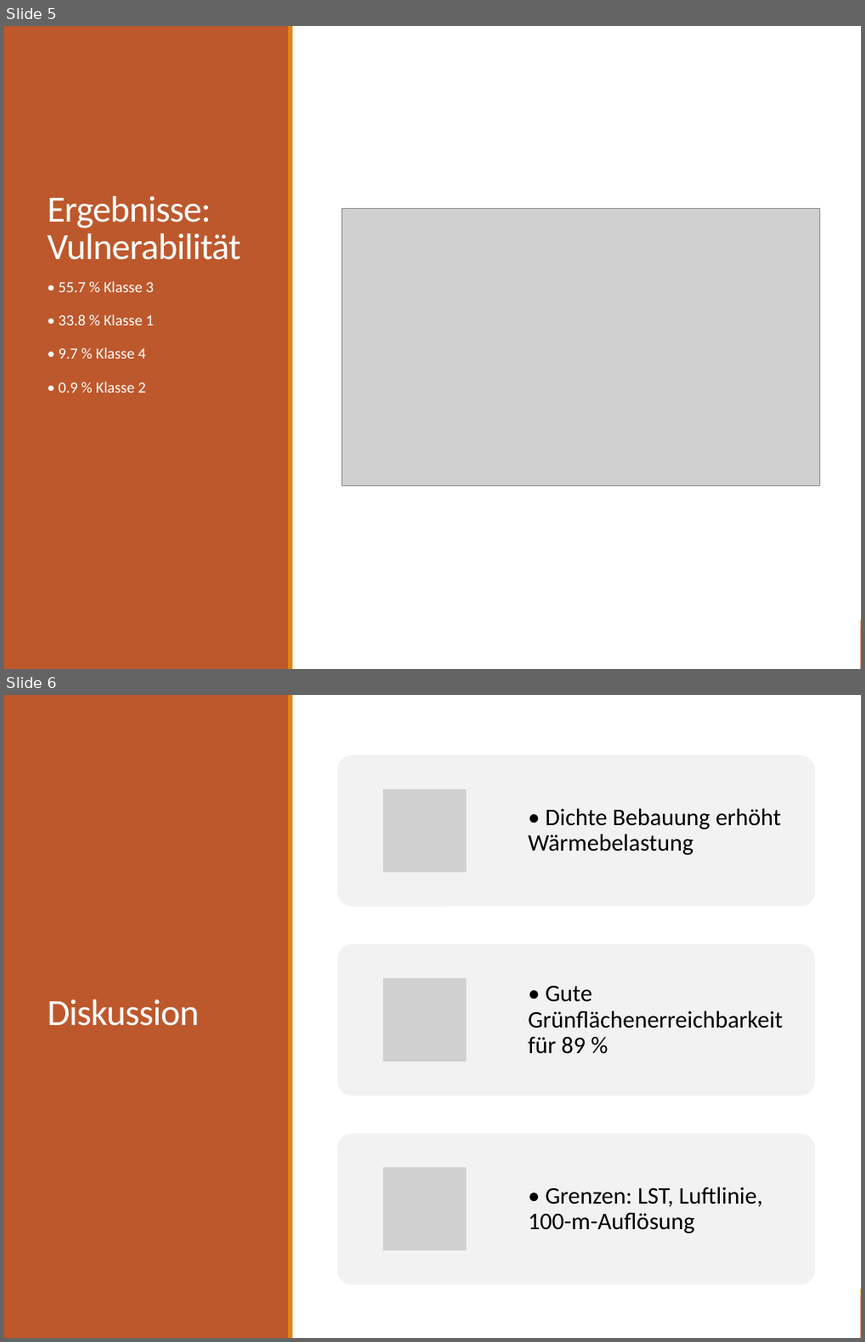
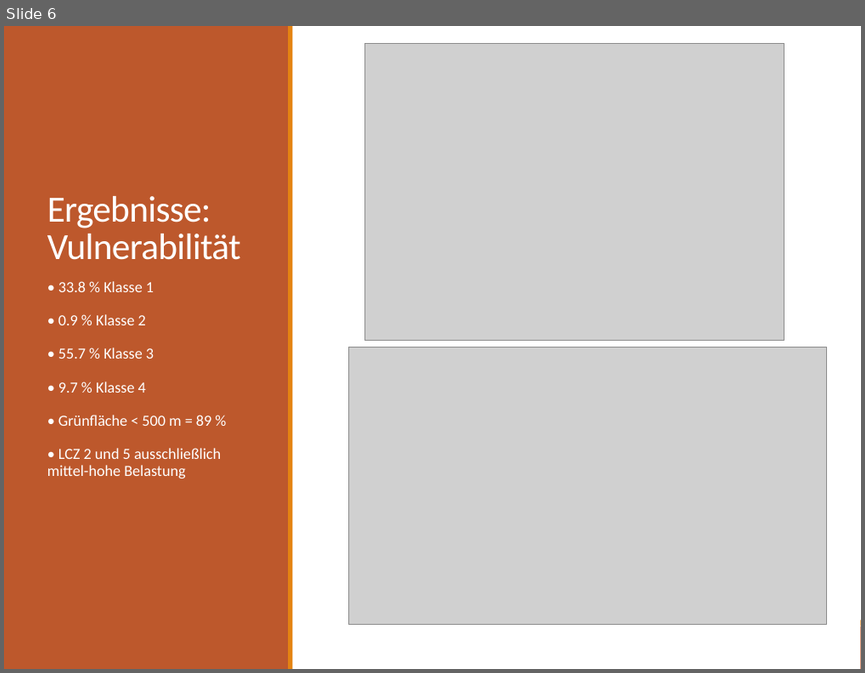
Before and after one commit to leonfallair/Climate_action, a slide deck: final_submission/Wiesbaden_Faller.pptx. Shown one above the other, each under a label of ours: slides 5 and 6 before the commit, slide 6 after it. The pictures are 865x1342 and 865x673 pixels, drawn with LibreOffice and Linux fonts; fonts in the diff are those of the drawing; grey boxes stand for pictures. Boxes give left, top, right and bottom in pixels: in the first picture for what was removed or moved away, otherwise in the second. Text is boxed around its words. In the diff, an @@ line names an element or a change of style, - is before the commit and + after.

```diff
--- a/final_submission/Wiesbaden_Faller.pptx
+++ b/final_submission/Wiesbaden_Faller.pptx
@@ slide 6 removed at (4, 695, 861, 1338), background #FFFFFF; not listed: 2 template elements that a slide beside it also shows @@
@@ rectangle removed at (4, 695, 861, 1338) @@
@@ rectangle removed at (4, 695, 289, 1338) @@
@@ rectangle removed at (288, 695, 292, 1338) @@
@@ title removed at (47, 999, 200, 1026) @@
-Diskussion
@@ group removed at (337, 755, 816, 1283): 3 rounded rectangles, 3 pictures, 3 texts @@
-• Dichte Bebauung erhöht Wärmebelastung
-• Gute Grünflächenerreichbarkeit für 89 %
-• Grenzen: LST, Luftlinie, 100-m-Auflösung
@@ what was slide 5 is now slide 6 @@
@@ slide 6 changed as well @@
@@ picture added at (364, 43, 784, 340) @@
@@ text at (58, 281, 154, 325): paragraphs added @@
+  • 33.8 % Klasse 1
+  • 0.9 % Klasse 2
@@ text at (58, 314, 154, 325): paragraph removed @@
-  • 33.8 % Klasse 1
@@ picture: place and size @@
-picture at (341, 209, 820, 485)
+picture at (348, 347, 827, 624)
@@ text at (47, 414, 221, 478): text changed @@
-  • 0.9 % Klasse 2
+  • Grünfläche < 500 m = 89 %
+  • LCZ 2 und 5 ausschließlich mittel-hohe Belastung
```
Also in this commit, not shown: 4 other slides changed, 3 slides added, 1 other slide removed.
